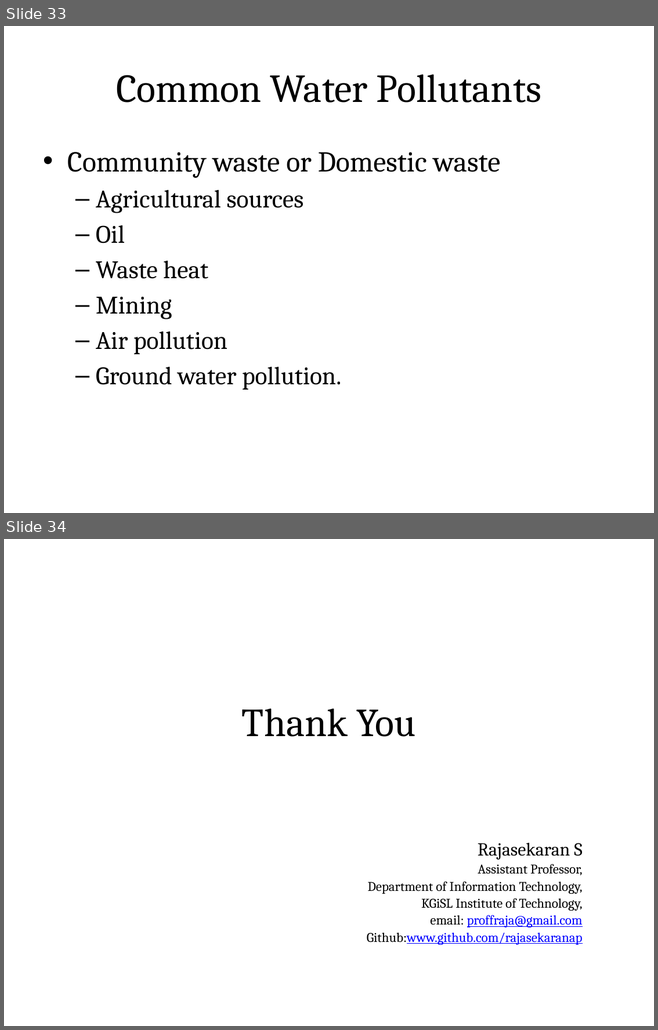
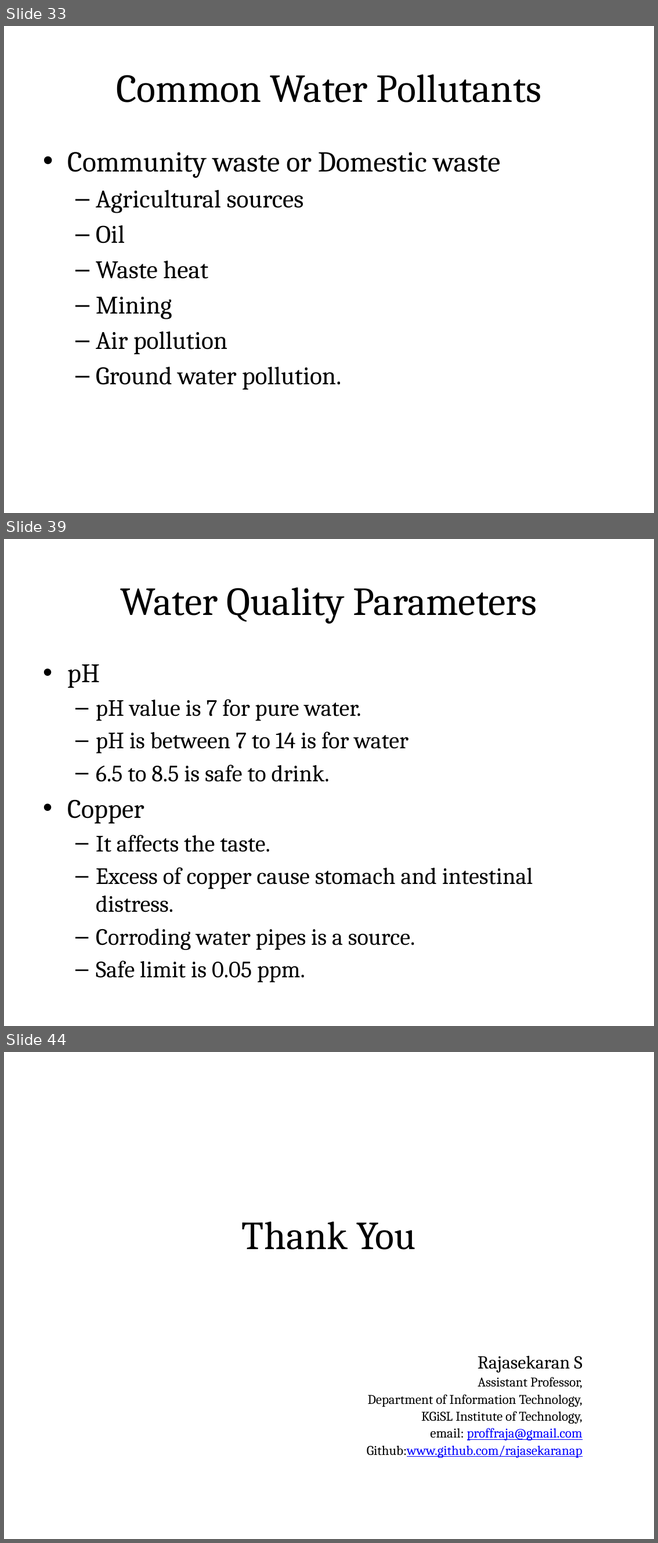
Before and after one commit to rajasekaran36/GE8291-Environmental-Science-and-Engineering, a slide deck: Slides/GE8291-U2.pptx. Shown one above the other, each under a label of ours: slides 33 and 34 before the commit, slides 33, 39 and 44 after it; the slides between them are not shown. The pictures are 658x1030 and 658x1543 pixels, drawn with LibreOffice and Linux fonts; fonts in the diff are those of the drawing. Boxes give left, top, right and bottom in pixels: in the first picture for what was removed or moved away, otherwise in the second. Text is boxed around its words. In the diff, an @@ line names an element or a change of style, - is before the commit and + after.

```diff
--- a/Slides/GE8291-U2.pptx
+++ b/Slides/GE8291-U2.pptx
@@ slide 39 added at (4,539,654,1026), background #FFFFFF @@
@@ title added at (36,559,621,640), fill gradient #DAFDA7 to #E4FCC2 to #F5FFE7, outline #98B955 0.75 pt, 44 pt, text #000000 @@
+Water Quality Parameters
@@ text added at (67,664,533,983), 25.9 pt, text #000000 @@
+• pH
+  – pH value is 7 for pure water.
+  – pH is between 7 to 14 is for water
+  – 6.5 to 8.5 is safe to drink.
+• Copper
+  – It affects the taste.
+  – Excess of copper cause stomach and intestinal distress.
+  – Corroding water pipes is a source.
+  – Safe limit is 0.05 ppm.
@@ what was slide 34 is now slide 44 @@
```
Also in this commit, not shown: 9 other slides added, 1 other file.
